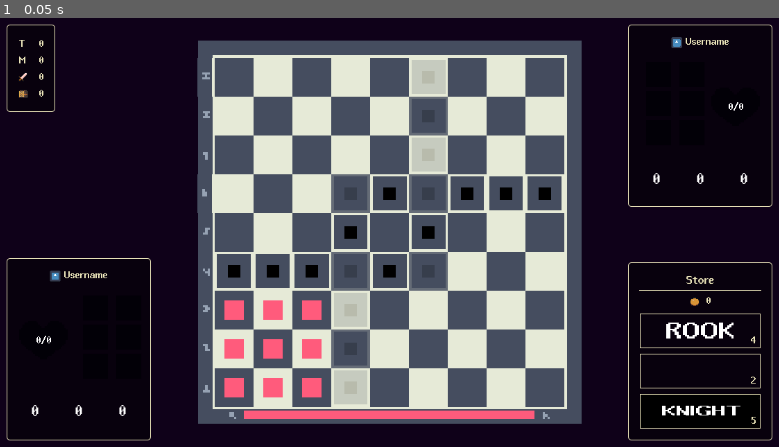
Above: before the commit, frame 1.
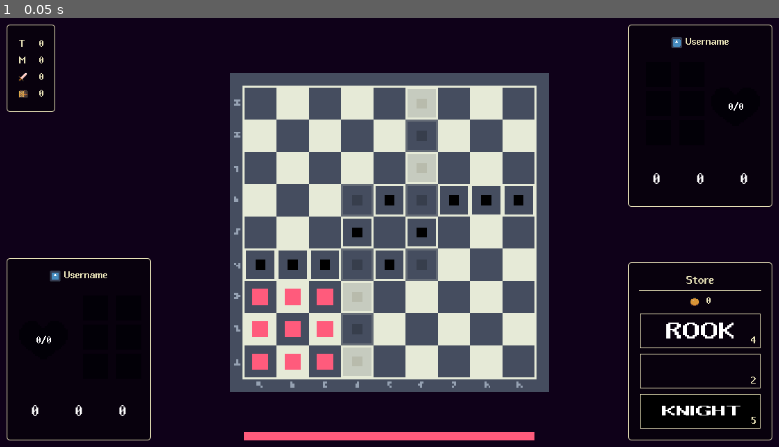
Above: after the commit, the same moment.

Repository: Juanxpeke/GD-FPSJuegos
Game: Godot game, scene res://Core/Maps/shejo_map.tscn
The game is run twice, just before and just after one commit, with the same random seed, the same clock (stepped at 60 frames per second) and the same inputs. This scene is started directly instead of the project's main scene. The engine's default icon, where the game draws it, is replaced by a stand-in: a white triangle on a blue panel in a dark square. Sound files missing from this copy of the repository are replaced by a short silence.
Inputs:
- Up to frame 1 (0.05 s): no input

The runs differ from the first frame. In frame 1, 31% of the frame differs, in the area x 25-75%, y 5-99%.

Commit message:
feat: responsive map camera

Diff:
--- a/Core/Maps/Dummy/dummy_map.tscn
+++ b/Core/Maps/Dummy/dummy_map.tscn
@@ -19,6 +19,7 @@
 unique_name_in_owner = true
 
 [node name="Board" parent="." instance=ExtResource("1_uphg7")]
+unique_name_in_owner = true
 position = Vector2(562, 322)
 layer_0/tile_data = PackedInt32Array(-65538, 65536, 1, -2, 65536, 1, 65534, 65536, 1, 131070, 65536, 1, 131071, 65536,  …(983 unchanged characters)…
 layer_1/tile_data = PackedInt32Array(-65536, 655360, 4, 65535, 655360, 6, -1, 655360, 7, 0, 655360, 5)
@@ -32,6 +33,7 @@
 layer_5/tile_data = PackedInt32Array(-196613, 0, 1, -262149, 0, 0, -131077, 0, 2, -65541, 0, 3, -5, 0, 4, 65531, 0, 5,  …(554 unchanged characters)…
 
 [node name="Camera" type="Camera2D" parent="."]
+unique_name_in_owner = true
 position = Vector2(562, 321)
 zoom = Vector2(1.75, 1.75)
 
--- a/Core/Maps/map.gd
+++ b/Core/Maps/map.gd
@@ -28,6 +28,8 @@
 var main_menu_scene: PackedScene = load("res://Core/UI/MainMenu/main_menu.tscn")
 
 @onready var hud: HUD = %HUD
+@onready var board: Board = %Board
+@onready var camera: Camera2D = %Camera
 @onready var players: Node2D = %Players
 @onready var king_marker: Marker2D = %KingMarker
 @onready var multiplayer_synchronizer: MultiplayerSynchronizer = %MultiplayerSynchronizer
@@ -39,6 +41,9 @@
 	GameManager.set_map(self) # REVIEW: Skills need this to be here
 
 	map_rng.randomize()
+
+	var camera_zoom = 1.6 / (board.get_max_cell_range() / 10.0)
+	camera.zoom = Vector2(camera_zoom, camera_zoom)
 
 	for peer_player in MultiplayerManager.peer_players:
 		var player = player_scene.instantiate()
--- a/Core/Maps/map_manager.gd
+++ b/Core/Maps/map_manager.gd
@@ -12,7 +12,7 @@
 
 # INGRESAR NUEVOS MAPAS ACÄ
 const MAPS : Array = [
-	["res://Core/Maps/Dummy/dummy_map.tscn", 1],
+	["res://Core/Maps/Dummy/dummy_map.tscn", 50],
 	["res://Core/Maps/shejo_map.tscn", 50],
 ]
 
--- a/Core/Maps/shejo_map.tscn
+++ b/Core/Maps/shejo_map.tscn
@@ -20,6 +20,7 @@
 unique_name_in_owner = true
 
 [node name="Board" parent="." instance=ExtResource("4_one34")]
+unique_name_in_owner = true
 position = Vector2(546, 338)
 layer_0/tile_data = PackedInt32Array(-65538, 65536, 1, -2, 65536, 1, 131070, 65536, 1, 65536, 65536, 1, 65537, 65536, 1 …(1373 unchanged characters)…
 layer_1/tile_data = PackedInt32Array(65532, 655360, 8, 65533, 655360, 8, 65534, 655360, 8, -1, 655360, 8, 0, 655360, 8, -131072, 655360, 8, -65535, 655360, 8, -131070, 655360, 8, -131069, 655360, 8, -131068, 655360, 8)
@@ -49,6 +50,7 @@
 position = Vector2(-113, 111)
 
 [node name="Camera" type="Camera2D" parent="."]
+unique_name_in_owner = true
 position = Vector2(562, 322)
 zoom = Vector2(1.75, 1.75)
 
--- a/Core/UI/HUD/hud.tscn
+++ b/Core/UI/HUD/hud.tscn
@@ -395,17 +395,18 @@
 
 [node name="PreparationTimeBar" type="TextureProgressBar" parent="."]
 unique_name_in_owner = true
-anchors_preset = 7
+anchors_preset = -1
 anchor_left = 0.5
 anchor_top = 1.0
 anchor_right = 0.5
 anchor_bottom = 1.0
 offset_left = -210.0
-offset_top = -67.0
+offset_top = -36.0
 offset_right = 210.0
-offset_bottom = -55.0
+offset_bottom = -24.0
 grow_horizontal = 2
 grow_vertical = 0
+pivot_offset = Vector2(210, 12)
 step = 0.025
 value = 100.0
 nine_patch_stretch = true
